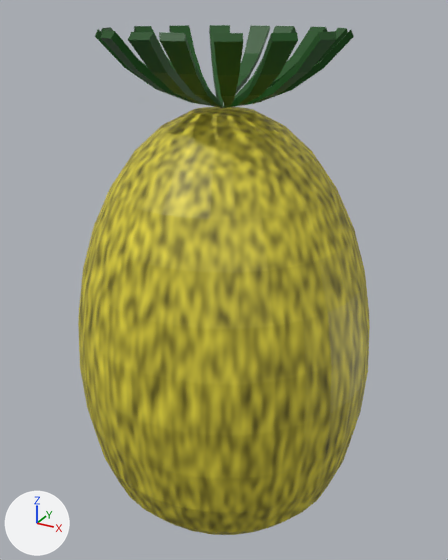
The Blender file Assets/Models/Fruits/Pineapple.blend: old version first, new version second.
The view is the same before and after, from a 50 mm lens placed at (8.3, -15.05, 11.64), pointed at (-0.1, 0.21, 4.01). The lights are fixed; the arrows at lower left show +X, +Y and +Z.

Objects in the first picture: 'Watermelon'.
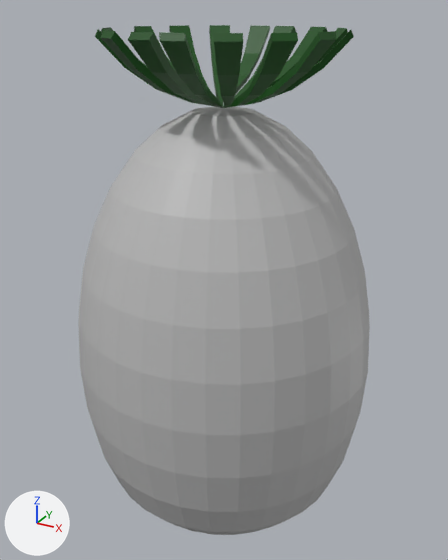
Patch to the scene script:
```diff
--- a/Assets/Models/Fruits/Pineapple.blend.py
+++ b/Assets/Models/Fruits/Pineapple.blend.py
@@ mat_pineappletexture @@
 mat_pineappletexture = bpy.data.materials.new('PineappleTexture')
-# nodes: BsdfPrincipled, Mix, OutputMaterial, RGB, TexNoise, VectorMath
-# colours: yellow #f5e642
+# nodes: BsdfPrincipled, OutputMaterial
+# colours: grey #bcbcbc
```

Changed parts and their boxes [x1, y1, x2, y2] in the pictures (448 x 560 px):
'Watermelon', surface changed (yellow to grey)
    both: [78, 40, 370, 535]
